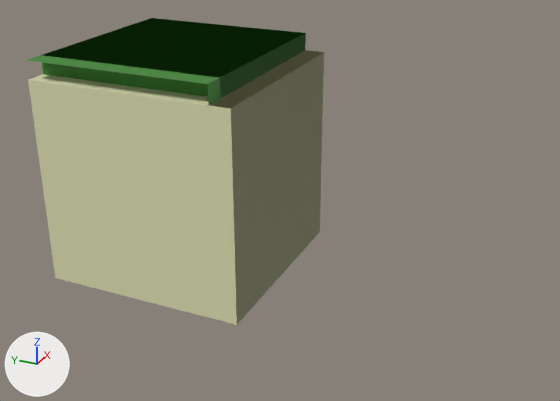
A saved change to the Blender file Assets/Islands/testIslands.blend.
Before and after are seen from a camera (50 mm lens) standing at (-0.615, -0.374, 0.286) and looking at (-0.011, -0.102, -0.015). Arrows for +X, +Y and +Z are at lower left; the lights stay in place. The first picture is the older version.

Objects in the first picture: 'cornerWall', 'sideWall'.
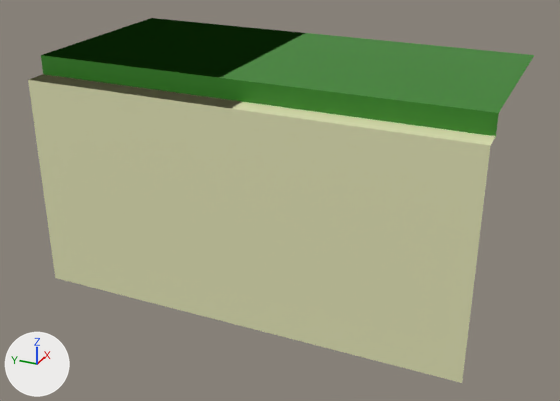
The newer file is also rescaled (x2.5), turned or shifted as a whole; pictures and numbers use the older file's frame.

Location of each change, [x1, y1, x2, y2] in pixels of the pictures (560 x 401 px):
'sideWall', reshaped: before [27, 55, 220, 105]; after [29, 18, 534, 383]
part 1 of me_cube_004, built on: before [27, 55, 220, 105]; after [29, 33, 534, 383]

The change, as a diff of the scene's bpy script:
```diff
--- a/Assets/Islands/testIslands.blend.py
+++ b/Assets/Islands/testIslands.blend.py
@@ me_cube_004 @@
 # used by ob_sidewall; location = (0.0, 0.0, 0.0)
-me_cube_004.from_pydata(...)  # 15 vertices, 8 faces; spans x -0.1..0.1, y -0.1..0.1, z -0.1..0.117
+me_cube_004.from_pydata(...)  # 25 vertices, 16 faces; spans x -0.1..0.1, y -0.3..0.1, z -0.1..0.117
+# me_cube_004 part 1
+# 6 vertices are removed from x -0.1..0.1, y -0.1..0.1, z -0.1..0.117
+# 6 faces are deleted
+# 6 vertices are added at (-0.1, -0.3, 0.1), (-0.1, -0.3, -0.1), (-0.08, -0.3, 0.1), (0.1, -0.3, 0.117), (-0.08, -0.3, 0.117), (-0.1, -0.08, -0.1)
+# 5 new vertices lie (0.0, -0.02, 0.0) away from vertices in x -0.1..0.1, y -0.1..-0.08, z -0.1..0.117
+# 5 new vertices lie (0.0, 0.18, 0.0) away from vertices in x -0.1..0.1, y -0.3..-0.08, z -0.1..0.117
+# 7 new faces join them, mat_marble (beige #e6e7b9)
+# 7 new faces join them, mat_grass (green #348421)
 me_cube_004.materials.append(mat_marble)
```
